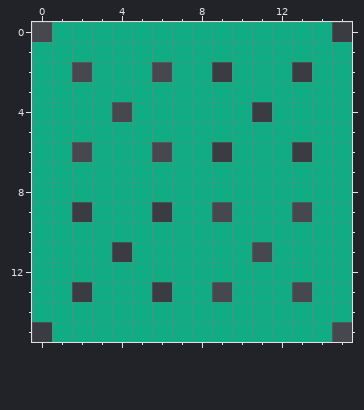
Two versions of one pixel-art file, Assets/Sprites/Interactable/platform.aseprite. The picture above was drawn from the file before the commit.
16x16 pixels, 1 frame.
And afterwards:
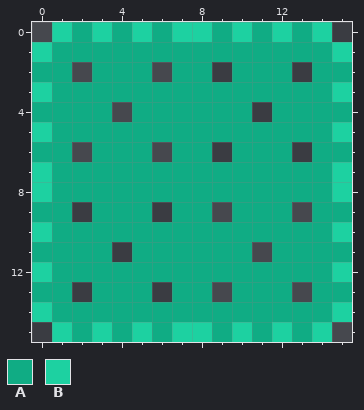
Palette (. is transparent): A #10ac84  B #1dd1a1
Change:
Colour B replaces colour A in row 0 at x 1, 3, 5, 7 to 8, 10, 12 and 14; in row 1 at x 0 and 15; in row 3 at x 0 and 15; in row 5 at x 0 and 15; in rows 7 to 8 at x 0 and 15; in row 10 at x 0 and 15.
Colour B replaces colour A in row 12 at x 0 and 15; in row 14 at x 0 and 15; in row 15 at x 1, 3, 5, 7 to 8, 10, 12 and 14.
Pixel boxes of the changes (left, top, right, bottom) in both pictures:
changed: (32, 22, 352, 342)
